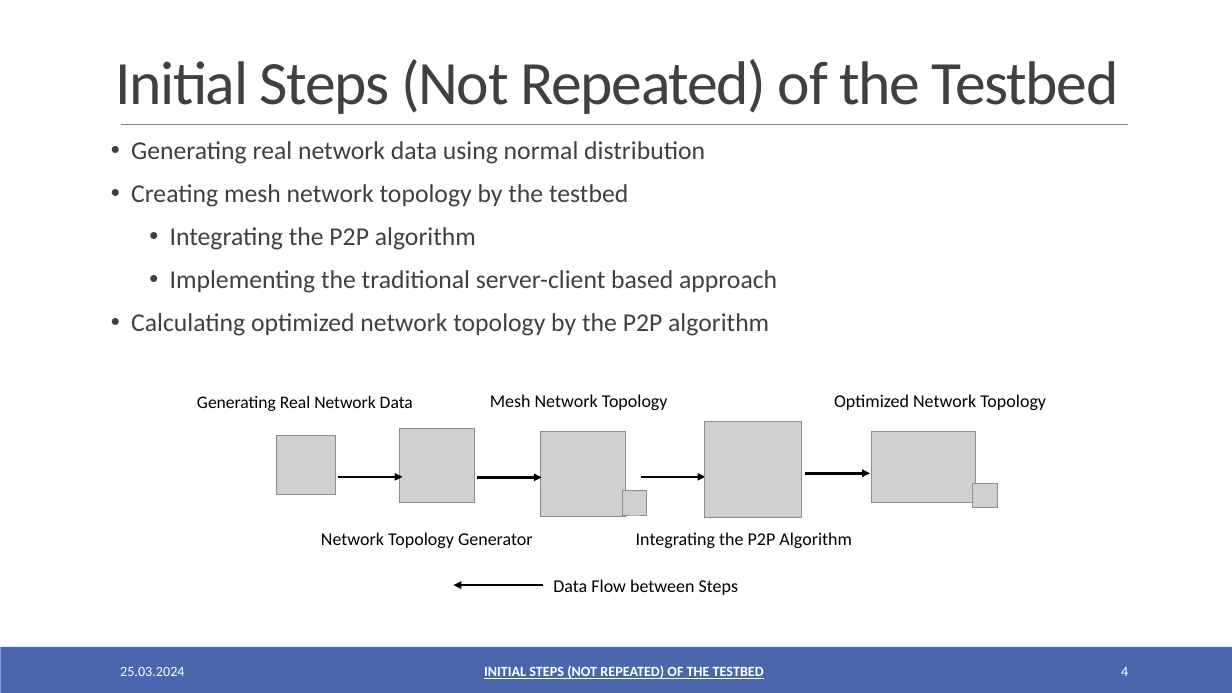
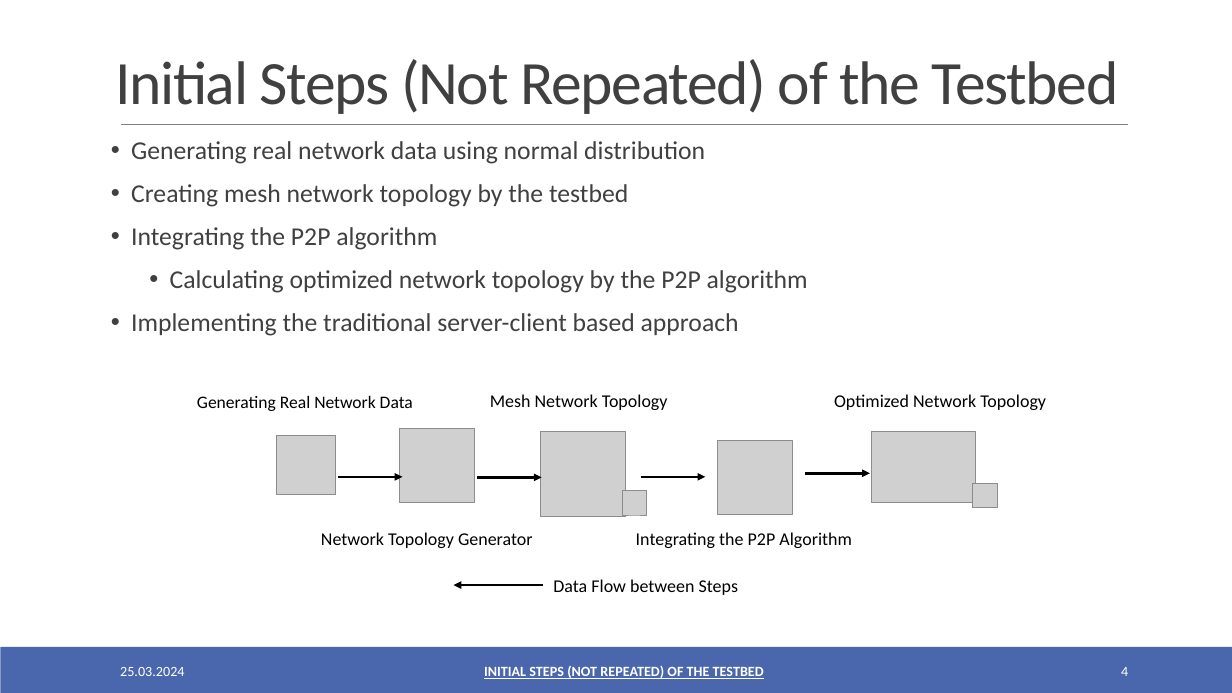
Before and after one commit to oezcankaraca/abschlussvortrag, a slide deck: slide 4 of Abschlussvortrag.pptx. Drawn at 1232x693 pixels with LibreOffice and Linux fonts; fonts in the diff are those of the drawing; grey boxes stand for pictures. Boxes give left, top, right and bottom in pixels: in the first picture for what was removed or moved away, otherwise in the second. Text is boxed around its words. In the diff, an @@ line names an element or a change of style, - is before the commit and + after.

```diff
--- a/Abschlussvortrag.pptx
+++ b/Abschlussvortrag.pptx
@@ text at bbox=[131, 227, 739, 336]: list level 2 to 1 in "Integrating the P2P algorithm"; list level 2 to 1 in "Implementing the traditional server-client based ..." @@
@@ text at bbox=[170, 270, 808, 293]: paragraph added @@
+  • Calculating optimized network topology by the P2P algorithm
@@ text at bbox=[131, 313, 769, 336]: paragraph removed @@
-• Calculating optimized network topology by the P2P algorithm
@@ picture: place and size @@
-picture at bbox=[705, 421, 802, 518]
+picture at bbox=[718, 440, 793, 515]
```
Also in this commit, not shown: 3 other slides changed, 2 other files.
